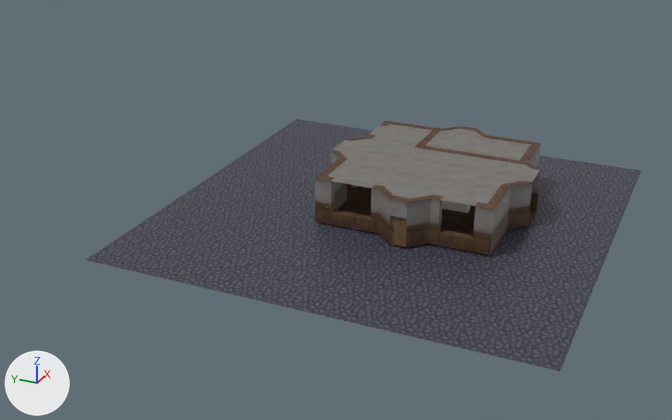
The glTF model assets/meshes/MoonlitCafe/MoonlitCafe.gltf as it was, and as the next commit left it.
Camera for both pictures: a 50 mm camera at (-200.3, -63.4, 93.0) aimed at (-15.4, 19.8, 0.5). Arrows for +X, +Y and +Z are at lower left; the lights stay in place.

The older version as bpy lines, for what is in view:
```python
me_cube_003 = bpy.data.meshes.new('Cube.003')
me_cube_003.from_pydata(...)  # 225 vertices, 425 faces; spans x -26.2..25.8, y -24.0..26.0, z 0.0..11.0
# faces by material slot: [283, 142]
me_cube_003.materials.append(mat_cafe_wall_mi)
me_cube_003.materials.append(mat_cafe_floor_hm_inst4)
me_cubegridtooloutput_f1c43fb0_004 = bpy.data.meshes.new('CubeGridToolOutput_F1C43FB0.004')
me_cubegridtooloutput_f1c43fb0_004.from_pydata(...)  # 36 vertices, 50 faces; spans x -26.2..25.6, y -23.9..25.8, z 11.0
me_cubegridtooloutput_f1c43fb0_004.materials.append(mat_cafe_ceiling)
me_plane = bpy.data.meshes.new('Plane')
me_plane.from_pydata(...)  # 4 vertices, 2 faces; spans x -59.3..43.2, y -43.0..59.5, z -0.5
me_plane.materials.append(mat_street_cobblestone)
ob_ceiling = bpy.data.objects.new('Ceiling', me_cubegridtooloutput_f1c43fb0_004)
ob_ceiling.location = (0.0, 0.0, 0.0)
ob_environment = bpy.data.objects.new('Environment', me_cube_003)
ob_environment.location = (0.0, 0.0, 0.0)
ob_plane = bpy.data.objects.new('Plane', me_plane)
ob_plane.location = (0.0, 0.0, 0.0)
```
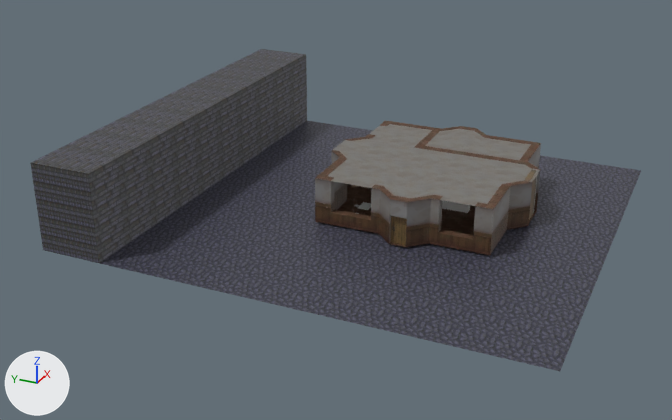
Boxes (x1, y1, x2, y2) around the edits, measured in the pictures (672 x 420 px):
'Cube.004', added: after (30, 49, 307, 263)
'Cube.003', added: after (524, 169, 538, 220)
'Top.001', added: after (356, 202, 371, 215)

The change, as a list of edits to the scene's bpy script:
```text
Add img_brickwall2:
    img_brickwall2 = load_image('brickwall2', 'brickwall2.png', 64, 64, 'sRGB')
Add img_door3:
    img_door3 = load_image('door3', 'door3.png', 48, 80, 'sRGB')
Add img_furn_wood_misc_basecolor:
    img_furn_wood_misc_basecolor = load_image('Furn_wood_misc_basecolor', 'Furn_wood_misc_basecolor.png', 2048, 2048, 'sRGB')
Add img_furn_wood_top_roughness:
    img_furn_wood_top_roughness = load_image('Furn_wood_top_roughness', 'Furn_wood_top_roughness.png', 2048, 2048, 'Non-Color')
Add mat_building_brick:
    mat_building_brick = bpy.data.materials.new('Building.Brick')
    # uses the picture img_brickwall2
Add mat_door_big:
    mat_door_big = principled_material('Door_big')
    mat_door_big.texture = img_door3
Add mat_furn_misc:
    mat_furn_misc = principled_material('Furn_misc')
    mat_furn_misc.texture = img_furn_wood_misc_basecolor
Add mat_furn_top:
    mat_furn_top = bpy.data.materials.new('Furn_top')
    # uses the picture img_furn_wood_top_roughness
Add me_cube_001:
    me_cube_001.from_pydata(...)  # a box spanning x -59.3..43.0, y 55.7..70.9, z -0.5..20.2
    me_cube_001.materials.append(mat_building_brick)
Add me_cube_007:
    me_cube_007.from_pydata(...)  # a box spanning x -4.21..3.79, y -23.42..-22.03, z 0.03..11.03
    me_cube_007.materials.append(mat_door_big)  # picture img_door3
Add me_cube_002:
    me_cube_002.from_pydata(...)  # 336 vertices, 684 faces; spans x -15.45..-11.21, y 11.49..14.54, z 0.0..1.96
    # faces by material slot: [50, 634]
    me_cube_002.materials.append(mat_furn_top)  # its picture is missing
    me_cube_002.materials.append(mat_furn_misc)  # picture img_furn_wood_misc_basecolor
Add ob_cube_004:
    ob_cube_004 = bpy.data.objects.new('Cube.004', me_cube_001)
    ob_cube_004.location = (0.0, 0.0, 0.0)
Add ob_cube_003:
    ob_cube_003 = bpy.data.objects.new('Cube.003', me_cube_007)
    ob_cube_003.location = (0.0, 0.0, 0.0)
Add ob_top_001:
    ob_top_001 = bpy.data.objects.new('Top.001', me_cube_002)
    ob_top_001.location = (0.0, 0.0, 0.0)
```
